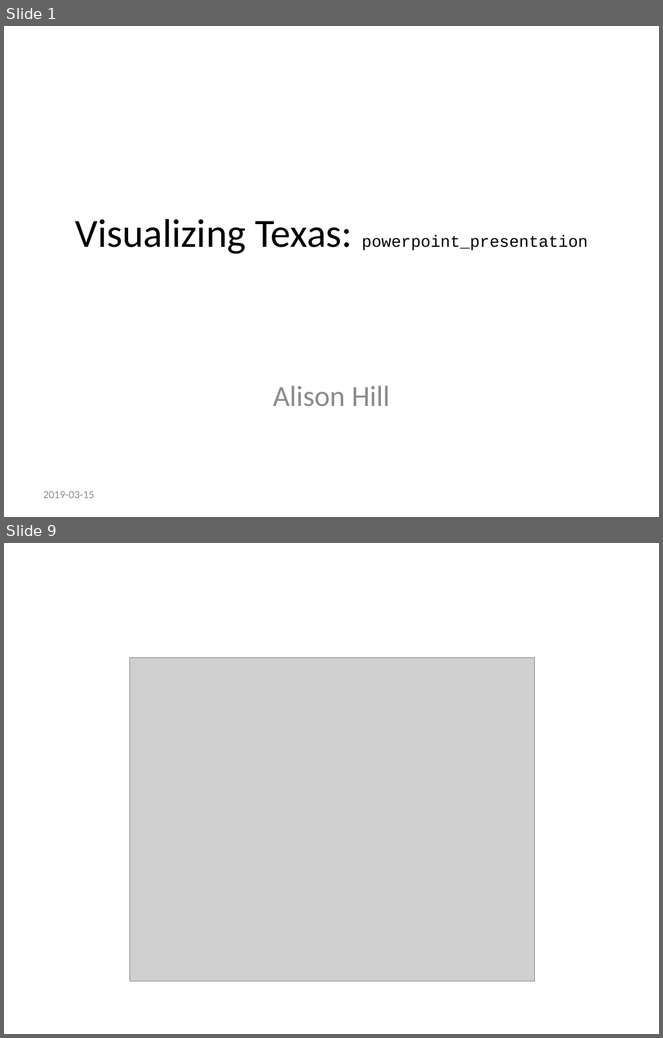
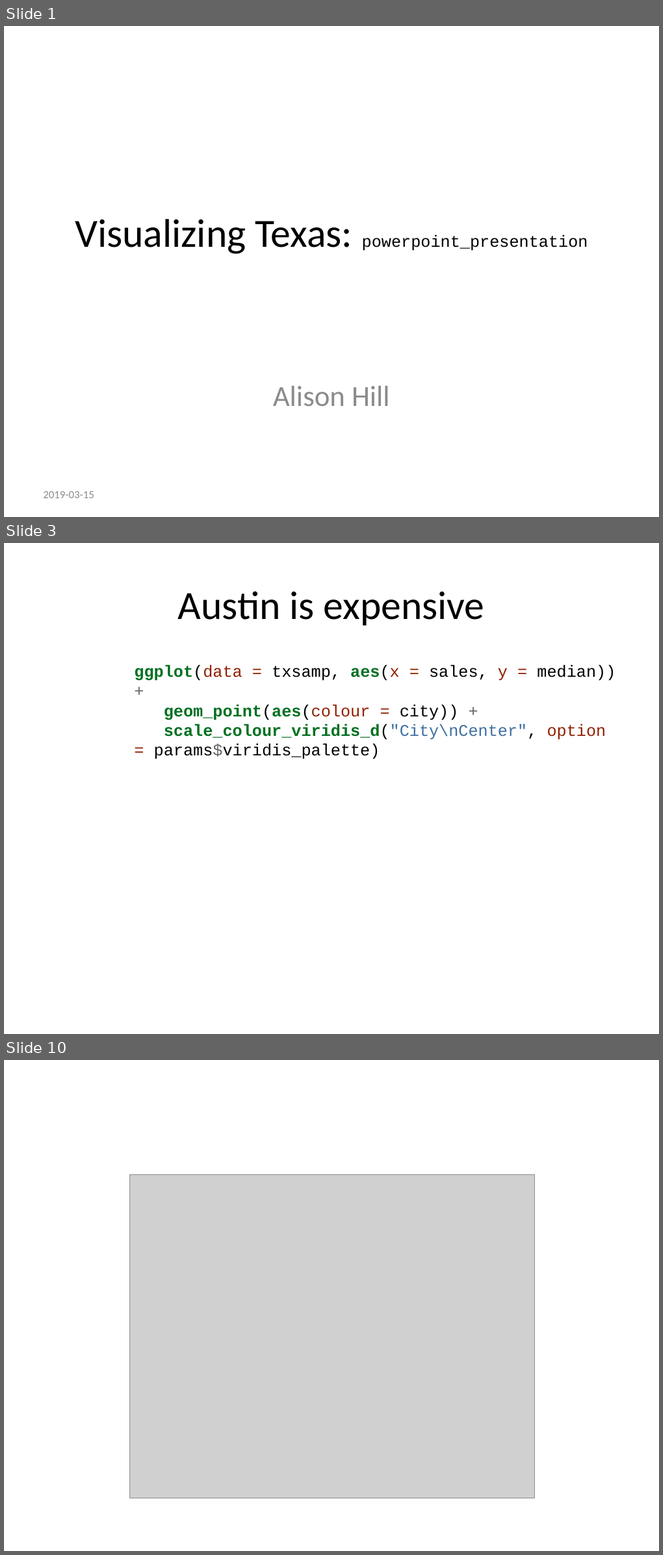
Before and after one commit to apreshill/rmd-render-factory, a slide deck: gallery/outputs/slides/powerpoint_presentation.pptx. Shown one above the other, each under a label of ours: slides 1 and 9 before the commit, slides 1, 3 and 10 after it; the slides between them are not shown. The pictures are 663x1038 and 663x1555 pixels, drawn with LibreOffice and Linux fonts; fonts in the diff are those of the drawing; grey boxes stand for pictures. Boxes give left, top, right and bottom in pixels: in the first picture for what was removed or moved away, otherwise in the second. Text is boxed around its words. In the diff, an @@ line names an element or a change of style, - is before the commit and + after.

```diff
--- a/gallery/outputs/slides/powerpoint_presentation.pptx
+++ b/gallery/outputs/slides/powerpoint_presentation.pptx
@@ slide 3 added at box(4, 543, 659, 1034), background #FFFFFF @@
@@ title added at box(178, 591, 485, 626), 44 pt, text #000000 @@
+Austin is expensive
@@ text added at box(134, 665, 616, 759), 18 pt, text #000000 @@
+ggplot(data = txsamp, aes(x = sales, y = median)) +
+geom_point(aes(colour = city)) +
+scale_colour_viridis_d("City\nCenter", option = params$viridis_palette)
@@ what was slide 9 is now slide 10 @@
```
Also in this commit, not shown: 4 slides changed, 3 other slides added, 3 slides removed, 46 other files.
